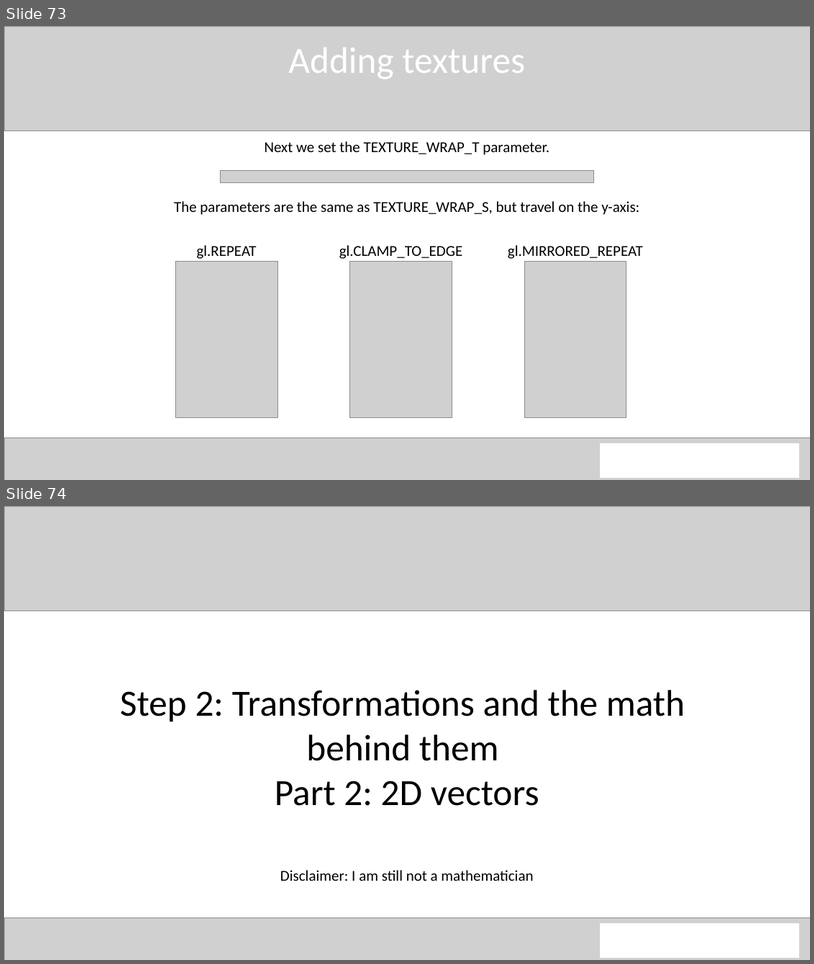
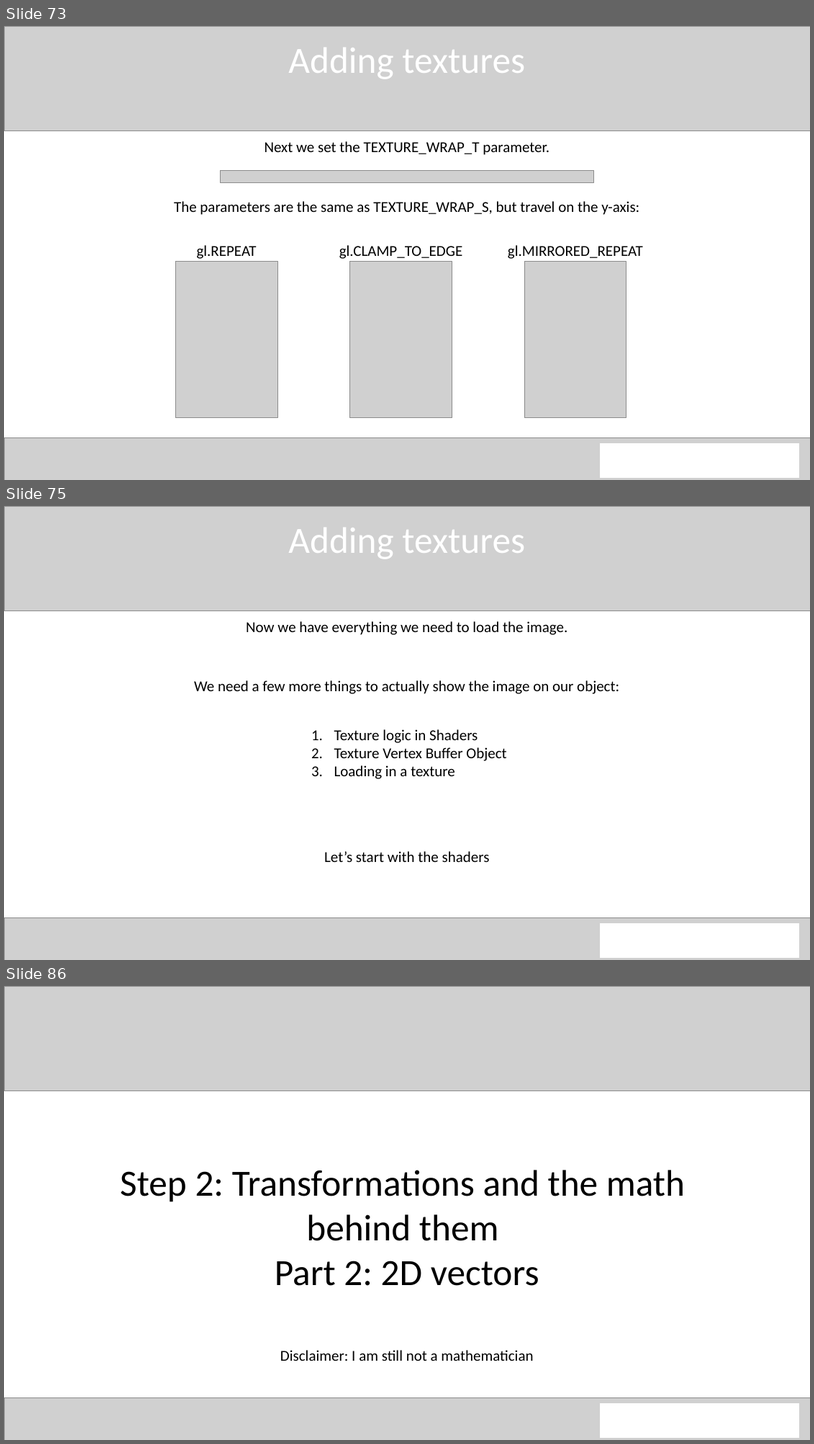
Before and after one commit to QuincyJacobs/WebGLTutorial, a slide deck: Presentation/Presentation WebGL.pptx. Shown one above the other, each under a label of ours: slides 73 and 74 before the commit, slides 73, 75 and 86 after it; the slides between them are not shown. The pictures are 814x964 and 814x1444 pixels, drawn with LibreOffice and Linux fonts; fonts in the diff are those of the drawing; grey boxes stand for pictures. Boxes give left, top, right and bottom in pixels: in the first picture for what was removed or moved away, otherwise in the second. Text is boxed around its words. In the diff, an @@ line names an element or a change of style, - is before the commit and + after.

Commit message:
Powerpoint update
Almost finished up the texture part. This accompanies Example 4

```diff
--- a/Presentation/Presentation WebGL.pptx
+++ b/Presentation/Presentation WebGL.pptx
@@ slide 75 added at (4, 506, 810, 960), background #FFFFFF @@
@@ picture added at (4, 506, 810, 611) @@
@@ text added at (288, 528, 525, 559), 44 pt, text #FFFFFF @@
+Adding textures
@@ text added at (246, 621, 568, 635), 18 pt, text #000000 @@
+Now we have everything we need to load the image.
@@ text added at (194, 680, 620, 694), 18 pt, text #000000 @@
+We need a few more things to actually show the image on our object:
@@ text added at (334, 729, 507, 779), 18 pt, text #000000 @@
+1. Texture logic in Shaders
+2. Texture Vertex Buffer Object
+3. Loading in a texture
@@ text added at (324, 851, 490, 862), 18 pt, text #000000 @@
+Let’s start with the shaders
@@ picture added at (4, 917, 810, 960) @@
@@ rectangle added at (600, 924, 800, 957), fill #FFFFFF, outline #FFFFFF 1 pt @@
@@ what was slide 74 is now slide 86 @@
```
Also in this commit, not shown: 11 other slides added.
